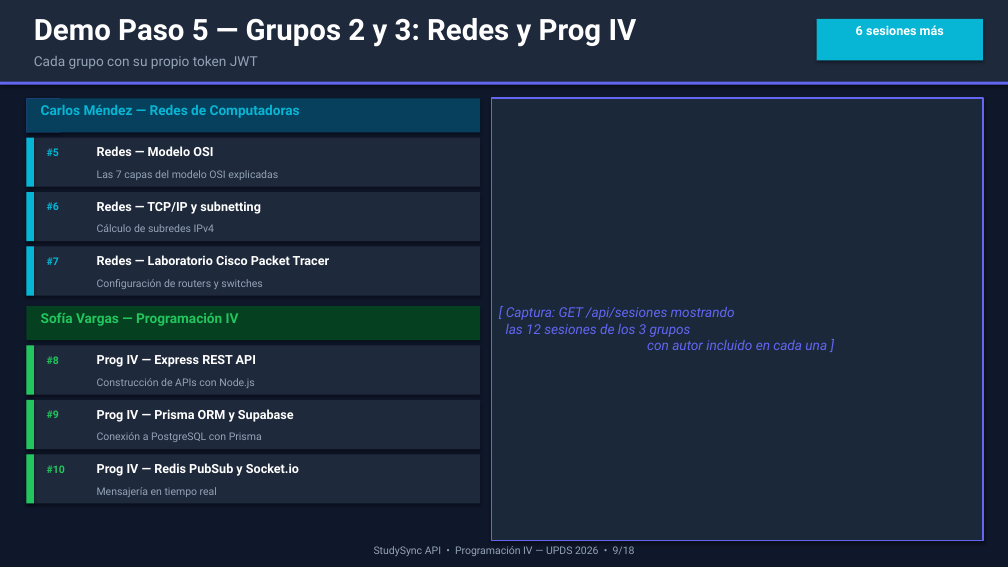
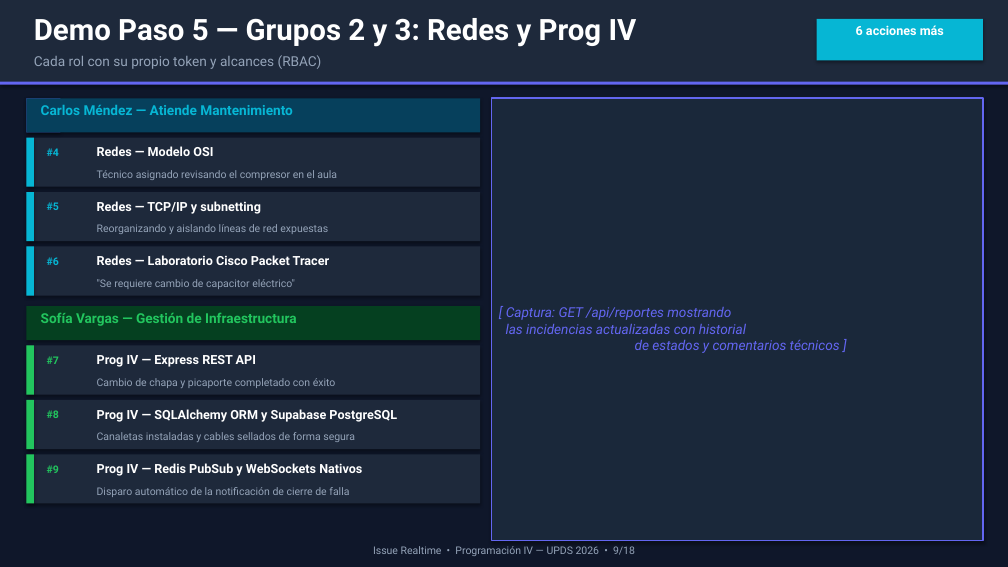
Before and after one commit to JoseMPB13/P4, a slide deck: slide 9 of StudySync_Presentacion_Proyecto_Final.pptx. Drawn at 1008x567 pixels with LibreOffice and Linux fonts; fonts in the diff are those of the drawing. Boxes give left, top, right and bottom in pixels: in the first picture for what was removed or moved away, otherwise in the second. Text is boxed around its words. In the diff, an @@ line names an element or a change of style, - is before the commit and + after.

Commit message:
docs: actualizar presentacion de PowerPoint con el stack tecnico veridico de Issue Realtime

```diff
--- a/StudySync_Presentacion_Proyecto_Final.pptx
+++ b/StudySync_Presentacion_Proyecto_Final.pptx
@@ text at [856,25,944,35]: text changed @@
-6 sesiones más
+6 acciones más
@@ text at [34,55,322,69]: text changed @@
-Cada grupo con su propio token JWT
+Cada rol con su propio token y alcances (RBAC)
@@ text at [41,105,293,115]: text changed @@
-Carlos Méndez — Redes de Computadoras
+Carlos Méndez — Atiende Mantenimiento
@@ text at [97,170,337,180]: text changed @@
-Las 7 capas del modelo OSI explicadas
+Técnico asignado revisando el compresor en el aula
@@ text at [97,224,328,234]: text changed @@
-Cálculo de subredes IPv4
+Reorganizando y aislando líneas de red expuestas
@@ text at [97,279,295,289]: text changed @@
-Configuración de routers y switches
+"Se requiere cambio de capacitor eléctrico"
@@ text at [41,312,297,326]: text changed @@
-Sofía Vargas — Programación IV
+Sofía Vargas — Gestión de Infraestructura
@@ text at [506,307,840,353]: text changed @@
-[ Captura: GET /api/sesiones mostrando
-las 12 sesiones de los 3 grupos
-con autor incluido en cada una ]
+[ Captura: GET /api/reportes mostrando
+las incidencias actualizadas con historial
+de estados y comentarios técnicos ]
@@ text "#7": place and size @@
-text "#7" at [47,257,59,265]
+text "#7" at [47,356,59,364]
@@ text "#7" at [47,356,59,364]: text colour #06B6D4 to #22C55E @@
@@ text at [97,378,336,388]: text changed @@
-Construcción de APIs con Node.js
+Cambio de chapa y picaporte completado con éxito
@@ text at [97,409,397,422]: text changed @@
-Prog IV — Prisma ORM y Supabase
+Prog IV — SQLAlchemy ORM y Supabase PostgreSQL
@@ text at [97,432,355,442]: text changed @@
-Conexión a PostgreSQL con Prisma
+Canaletas instaladas y cables sellados de forma segura
@@ 3 texts: place and size @@
-3 texts at [47,202,59,418]
+3 texts at [47,257,59,473]
@@ text removed at [47,465,65,473] @@
-#10
@@ text at [97,463,362,476]: text changed @@
-Prog IV — Redis PubSub y Socket.io
+Prog IV — Redis PubSub y WebSockets Nativos
@@ text at [97,487,349,497]: text changed @@
-Mensajería en tiempo real
+Disparo automático de la notificación de cierre de falla
@@ text at [373,546,635,556]: text changed @@
-StudySync API • Programación IV — UPDS 2026 • 9/18
+Issue Realtime • Programación IV — UPDS 2026 • 9/18
```
Also in this commit, not shown: 17 other slides changed.
